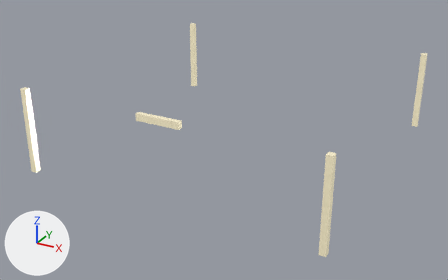
Two versions of the glTF model assets/Models/accent-skin-10.glb, one commit apart.
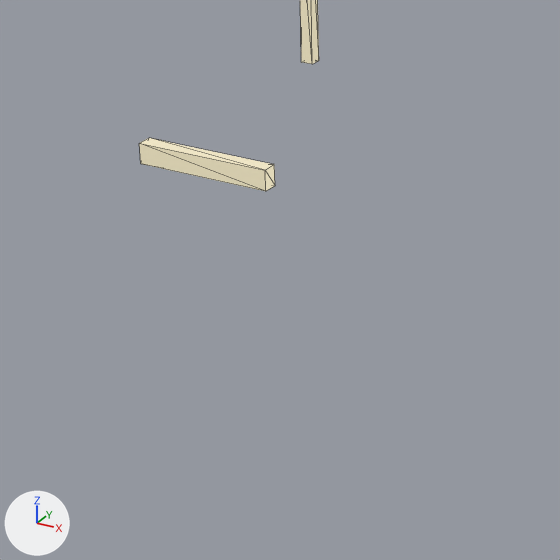
Each version is shown whole from a 50 mm camera at (12.99, -25.36, 12.82) aimed at (-0.44, -0.94, 0.61), then close up on the part from 20% to 62% of the width and 23% to 92% of the height. Every picture has the same lights, and +X, +Y and +Z are marked at lower left. The older version's two pictures come first. The close-ups show mesh edges as thin lines. Vertices at exactly the same position are counted once.

Names of what the first close-up shows: 'accent-skin-10'.
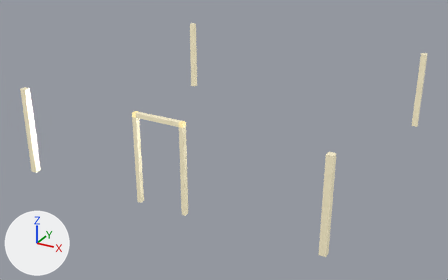
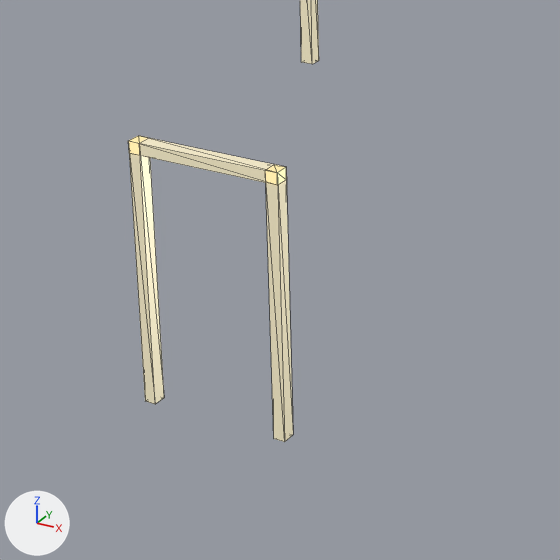
Patch to the scene script:
```diff
--- a/assets/Models/accent-skin-10.glb.py
+++ b/assets/Models/accent-skin-10.glb.py
@@ me_mesh_0 @@
 # used by ob_accent_skin_10; location = (0.0, 0.0, 0.0)
-me_mesh_0.from_pydata(...)  # 40 vertices, 60 faces; spans x -7.14..7.14, y -7.14..7.14, z 0.0..4.0
+me_mesh_0.from_pydata(...)  # 52 vertices, 84 faces; spans x -7.14..7.14, y -7.14..7.14, z 0.0..4.0
+# me_mesh_0 part 1
+# 4 vertices are removed from x -1.0..1.0, y -7.11..-6.89, z 3.7
+# 12 faces are deleted
+# 16 vertices are added at x -1.18..1.18, y -7.11..-6.89, z 0.0..4.0
+# 36 new faces join them
 me_mesh_0.materials.append(mat_accent)
```

Location of each change, (x1, y1, x2, y2) in pixels of the close-ups (560 x 560 px):
'accent-skin-10', reshaped: before (139, 0, 319, 191); after (128, 0, 319, 442)
part 1 of me_mesh_0, built on: before (139, 138, 275, 191); after (128, 136, 293, 442)
